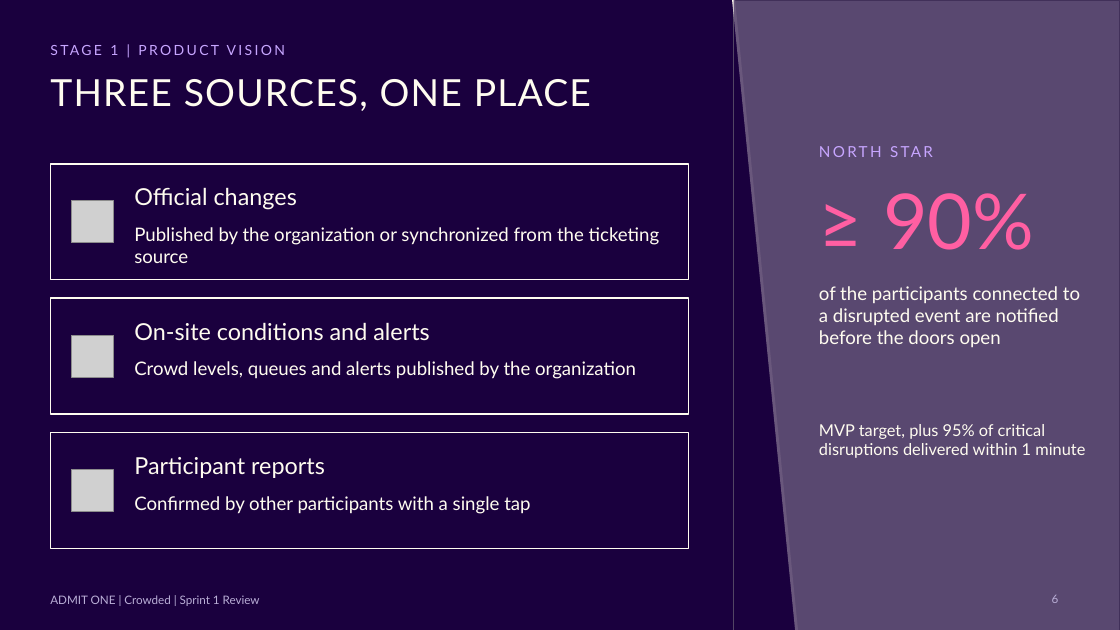
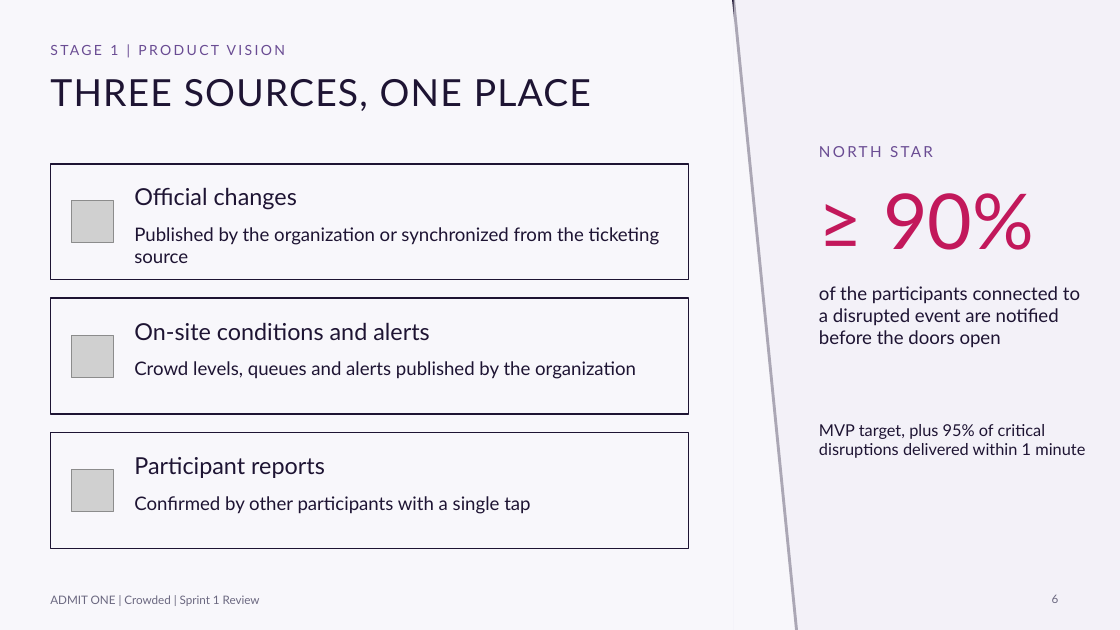
Before and after one commit to andrereis26/crowded-labdsof, a slide deck: slide 6 of docs/presentations/Sprint1/Crowded_LABDSOF_Presentation_Sprint1_TTP.pptx. Drawn at 1120x630 pixels with LibreOffice and Linux fonts; fonts in the diff are those of the drawing; grey boxes stand for pictures. Boxes give left, top, right and bottom in pixels: in the first picture for what was removed or moved away, otherwise in the second. Text is boxed around its words. In the diff, an @@ line names an element or a change of style, - is before the commit and + after.

Commit message:
docs(#12): Redo Sprint 1 PL and T-TP presentations and update operating costs

```diff
--- a/docs/presentations/Sprint1/Crowded_LABDSOF_Presentation_Sprint1_TTP.pptx
+++ b/docs/presentations/Sprint1/Crowded_LABDSOF_Presentation_Sprint1_TTP.pptx
@@ background #1A003E to #F8F7FB @@
@@ right triangle at bbox=[734, 0, 797, 630]: fill #1A003E to #F8F7FB @@
@@ line (734, 0) - (797, 630): stroke #FFFCF0 2.5 pt to #1E1433 2.5 pt @@
@@ rectangle at bbox=[734, 0, 1120, 630]: fill #1A003E at 65% opacity to #F8F7FB at 65% opacity @@
@@ picture removed at bbox=[734, 0, 1120, 630] @@
@@ rectangle added at bbox=[734, 0, 1120, 630], fill #ECE8F3 @@
@@ text "STAGE 1 | PRODUCT VISION" at bbox=[110, 45, 118, 55]: text colour #C7A6FF to #6A4C93 @@
@@ text "NORTH STAR" at bbox=[819, 143, 1088, 168]: text colour #C7A6FF to #6A4C93 @@
@@ text "≥ 90%" at bbox=[883, 193, 1034, 250]: text colour #FF5FA2 to #C2185B @@
@@ outline #FFFCF0 1.25 pt to #1E1433 1.25 pt in 3 elements at bbox=[50, 164, 689, 280], bbox=[50, 298, 689, 414], bbox=[50, 433, 689, 549] @@
@@ text colour #FFFCF0 to #1E1433 in 9 elements at bbox=[50, 79, 591, 111], bbox=[134, 187, 297, 210], bbox=[134, 227, 660, 263], bbox=[134, 322, 429, 340], bbox=[134, 361, 636, 379], bbox=[134, 457, 325, 478], bbox=[134, 496, 530, 514], bbox=[819, 286, 1080, 348], bbox=[819, 424, 1085, 458] @@
@@ text "ADMIT ONE | Crowded | ..." at bbox=[50, 595, 260, 606]: text colour #B9AED6 to #6B6880 @@
@@ page number at bbox=[1052, 595, 1059, 603]: text colour #B9AED6 to #6B6880 @@
```
Also in this commit, not shown: 27 other slides changed, 3 other files.
